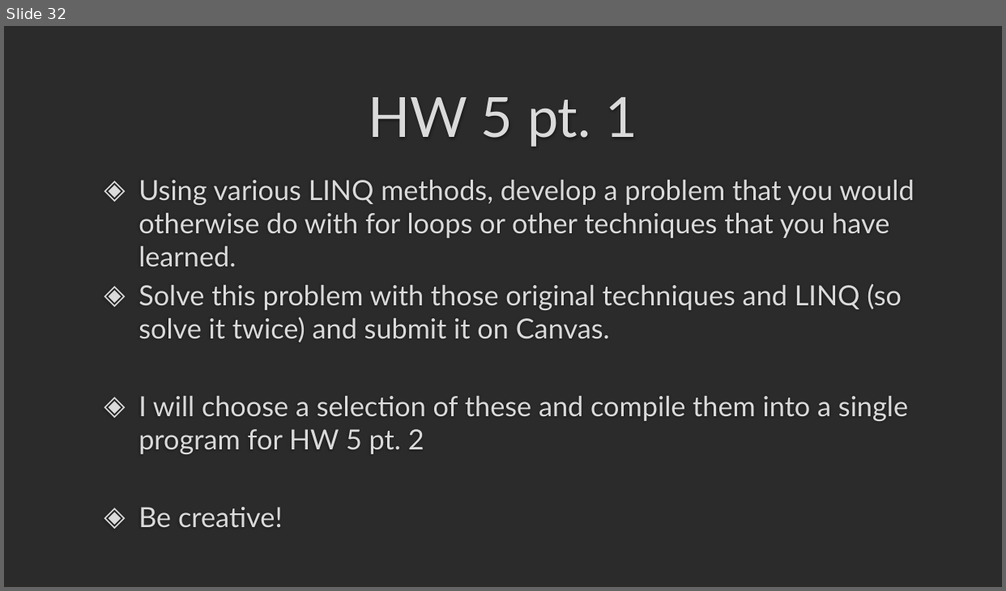
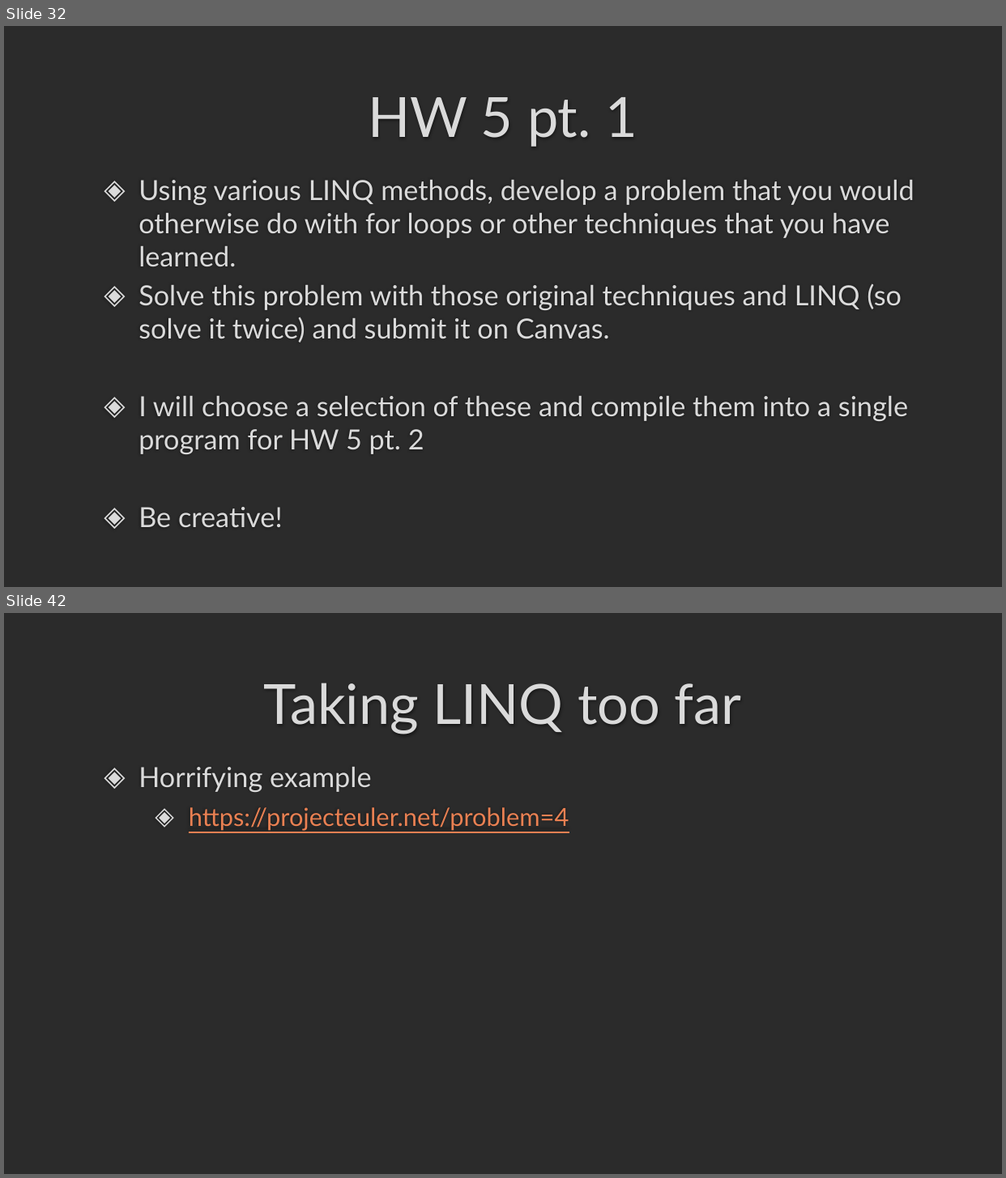
Before and after one commit to darrare/CS-3020, a slide deck: Documents/Powerpoints/5.0 LINQ and Lambda Expressions.pptx. Shown one above the other, each under a label of ours: slide 32 before the commit, slides 32 and 42 after it; the slides between them are not shown. The pictures are 1006x591 and 1006x1178 pixels, drawn with LibreOffice and Linux fonts; fonts in the diff are those of the drawing; background and template pictures are left out; a plain dark background stands for a picture behind light text. Boxes give left, top, right and bottom in pixels: in the first picture for what was removed or moved away, otherwise in the second. Text is boxed around its words. In the diff, an @@ line names an element or a change of style, - is before the commit and + after.

```diff
--- a/Documents/Powerpoints/5.0 LINQ and Lambda Expressions.pptx
+++ b/Documents/Powerpoints/5.0 LINQ and Lambda Expressions.pptx
@@ slide 42 added at <box>4,613,1002,1174</box>, background picture (left out) @@
@@ title added at <box>264,683,742,735</box>, 40 pt, text #DADADA @@
+Taking LINQ too far
@@ text added at <box>138,767,569,831</box>, 18 pt, text #E98052, underline @@
+◈ Horrifying example
+  ◈ https://projecteuler.net/problem=4
```
Also in this commit, not shown: 10 other slides added, 27 other files.
